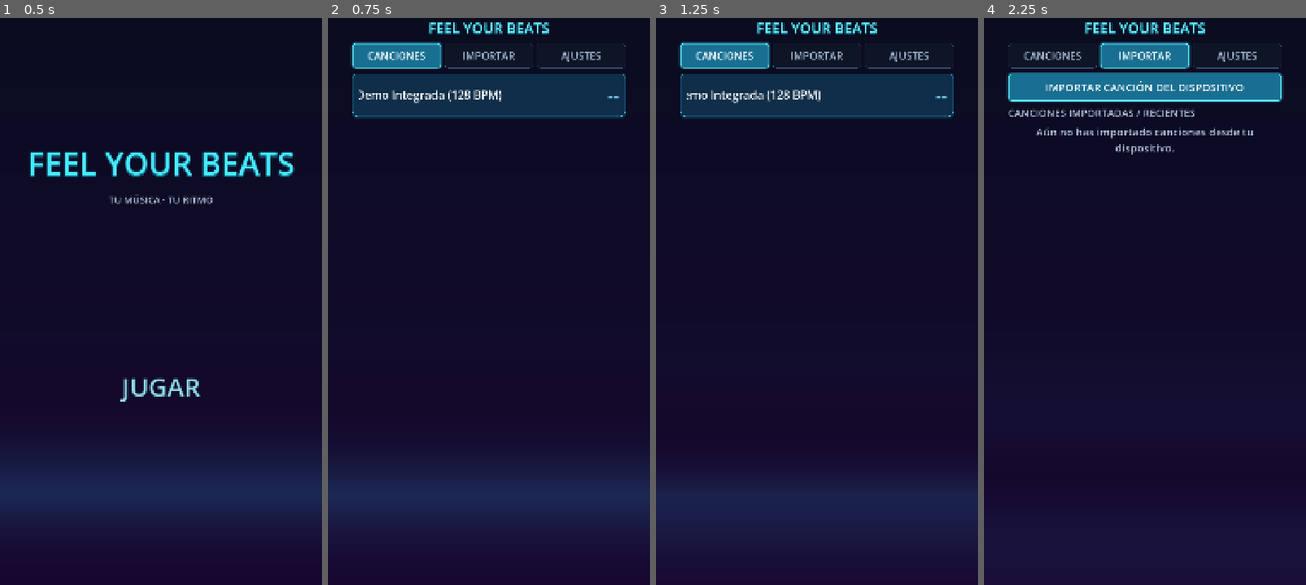
Above: before the commit, frames 1-4 (left to right).
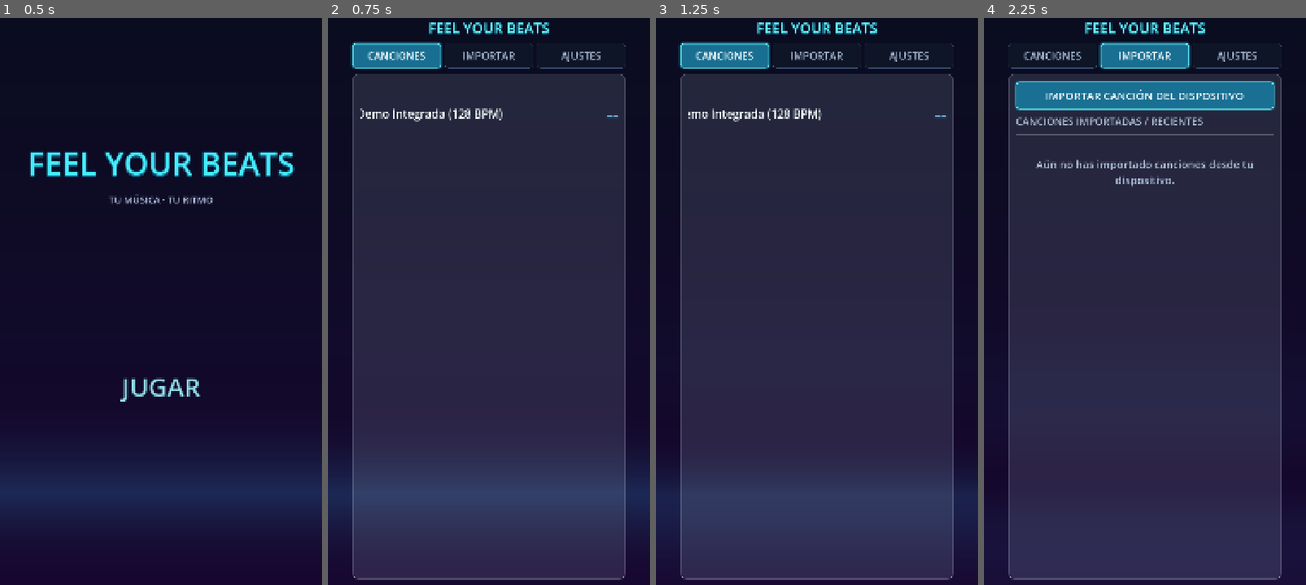
Above: after the commit, the same moments.

Repository: Carrillo524/FeelYourBeats
Game: Godot game, scene res://ui/main_menu.tscn
Same seed, same stepped clock (60 frames per second), same inputs: the game is played once before the commit and once after it.
Inputs:
- Up to frame 1 (0.5 s): no input
- Up to frame 2 (0.75 s): click "JUGAR" at 0.5 s
- Up to frame 3 (1.25 s): no input
- Up to frame 4 (2.25 s): click "CANCIONES" at 1.25 s; click "IMPORTAR" at 2 s

Frame 1 is identical in both runs. In frame 2, 65% of the frame differs, in the area x 7-93%, y 9-100%; in frame 3, 67%; in frame 4, 74%, in the area x 6-94%, y 9-100%.

Commit message:
feat(ui): replace song boxes with full-height translucent frosted sheet and white dividers

Diff:
--- a/ui/main_menu.gd
+++ b/ui/main_menu.gd
@@ -14,7 +14,8 @@
 const SUPPORTED_AUDIO_EXTENSIONS: PackedStringArray = ["mp3", "ogg", "wav"]
 
 const MIN_TOUCH_BUTTON_HEIGHT_PX: float = 68.0
-const SONG_ROW_HEIGHT_PX: float = 145.0
+const SONG_ROW_HEIGHT_PX: float = 252.0
+const DIVIDER_HEIGHT_PX: float = 2.0
 const MODAL_OPTION_HEIGHT_PX: float = 80.0
 const PLAY_BUTTON_HEIGHT_PX: float = 94.0
 const TRANSITION_FADE_DURATION_SEC: float = 2.5
@@ -47,6 +48,11 @@
 const COLOR_TEXT_INACTIVE: Color = Color(0.76, 0.84, 0.94, 0.90)
 const COLOR_TEXT_ACCENT: Color = Color(0.38, 0.96, 1.0, 1.0)
 const COLOR_TEXT_GOLD: Color = Color(1.0, 0.88, 0.34, 1.0)
+const COLOR_SHEET_BG: Color = Color(0.84, 0.92, 1.0, 0.12)
+const COLOR_SHEET_BORDER: Color = Color(1.0, 1.0, 1.0, 0.26)
+const COLOR_ROW_REST_BG: Color = Color(1.0, 1.0, 1.0, 0.0)
+const COLOR_ROW_HOVER_BG: Color = Color(1.0, 1.0, 1.0, 0.14)
+const COLOR_WHITE_DIVIDER: Color = Color(1.0, 1.0, 1.0, 0.24)
 
 @export var screen_safe_adapter: ScreenSafeAdapter = null
 @export var reactive_background: ReactiveBackground = null
@@ -72,15 +78,16 @@
 var _tab_songs_button: Button = null
 var _tab_import_button: Button = null
 var _tab_settings_button: Button = null
+var _content_sheet_panel: PanelContainer = null
 
 var _songs_tab_container: Control = null
 var _songs_list_vbox: VBoxContainer = null
 
-var _import_tab_container: VBoxContainer = null
+var _import_tab_container: Control = null
 var _browse_button: Button = null
 var _import_list_vbox: VBoxContainer = null
 
-var _settings_tab_container: VBoxContainer = null
+var _settings_tab_container: Control = null
 var _bgm_toggle_button: Button = null
 var _bgm_track_label: Label = null
 var _bgm_prev_button: Button = null
@@ -115,7 +122,9 @@
 
 var _style_option_active: StyleBoxFlat = null
 var _style_option_inactive: StyleBoxFlat = null
-var _style_song_row: StyleBoxFlat = null
+var _style_content_sheet: StyleBoxFlat = null
+var _style_song_row_normal: StyleBoxFlat = null
+var _style_song_row_hover: StyleBoxFlat = null
 var _style_modal_panel: StyleBoxFlat = null
 var _style_play_cta: StyleBoxFlat = null
 var _style_floating_play: StyleBoxEmpty = null
@@ -978,6 +987,13 @@
 		old_children[i].queue_free()
 
 	if p_entries.is_empty():
+		var empty_margin: MarginContainer = MarginContainer.new()
+		empty_margin.name = "%sEmptyMargin" % p_prefix
+		empty_margin.size_flags_horizontal = Control.SIZE_EXPAND_FILL
+		empty_margin.add_theme_constant_override("margin_left", 28)
+		empty_margin.add_theme_constant_override("margin_right", 28)
+		empty_margin.add_theme_constant_override("margin_top", 56)
+		empty_margin.add_theme_constant_override("margin_bottom", 32)
 		var empty_label: Label = Label.new()
 		empty_label.name = "%sEmptyLabel" % p_prefix
 		empty_label.text = p_empty_message
@@ -985,7 +1001,8 @@
 		empty_label.autowrap_mode = TextServer.AUTOWRAP_WORD_SMART
 		empty_label.add_theme_font_size_override("font_size", SONG_BADGE_FONT_SIZE)
 		empty_label.modulate = COLOR_TEXT_INACTIVE
-		p_container.add_child(empty_label)
+		empty_margin.add_child(empty_label)
+		p_container.add_child(empty_margin)
 		return
 
 	var count: int = p_entries.size()
@@ -1002,7 +1019,7 @@
 		row_btn.text = ""
 		row_btn.custom_minimum_size = Vector2(0.0, SONG_ROW_HEIGHT_PX)
 		row_btn.size_flags_horizontal = Control.SIZE_EXPAND_FILL
-		_apply_stylebox_to_button(row_btn, _style_song_row)
+		_apply_song_row_style(row_btn)
 		row_btn.pressed.connect(open_song_setup_modal.bind(entry))
 		if ui_sfx_player != null:
 			ui_sfx_player.bind_button(row_btn)
@@ -1083,6 +1100,9 @@
 			rank_zone.add_child(diff_lbl)
 
 		p_container.add_child(row_btn)
+
+		if idx < count - 1:
+			p_container.add_child(_create_white_divider("%sDivider_%d" % [p_prefix, idx], 24))
 
 
 func _create_marquee_title_label(p_name: String, p_text: String) -> Label:
@@ -1258,6 +1278,35 @@
 	p_button.add_theme_stylebox_override("focus", p_style)
 
 
+func _apply_song_row_style(p_button: Button) -> void:
+	if p_button == null:
+		return
+	if _style_song_row_normal != null:
+		p_button.add_theme_stylebox_override("normal", _style_song_row_normal)
+		p_button.add_theme_stylebox_override("focus", _style_song_row_normal)
+	if _style_song_row_hover != null:
+		p_button.add_theme_stylebox_override("hover", _style_song_row_hover)
+		p_button.add_theme_stylebox_override("pressed", _style_song_row_hover)
+
+
+func _create_white_divider(p_name: String, p_margin_x: int = 24) -> MarginContainer:
+	var holder: MarginContainer = MarginContainer.new()
+	holder.name = p_name
+	holder.mouse_filter = Control.MOUSE_FILTER_IGNORE
+	holder.size_flags_horizontal = Control.SIZE_EXPAND_FILL
+	holder.add_theme_constant_override("margin_left", p_margin_x)
+	holder.add_theme_constant_override("margin_right", p_margin_x)
+
+	var line: ColorRect = ColorRect.new()
+	line.name = "DividerLine"
+	line.mouse_filter = Control.MOUSE_FILTER_IGNORE
+	line.color = COLOR_WHITE_DIVIDER
+	line.custom_minimum_size = Vector2(0.0, DIVIDER_HEIGHT_PX)
+	line.size_flags_horizontal = Control.SIZE_EXPAND_FILL
+	holder.add_child(line)
+	return holder
+
+
 func _build_theme_styles() -> void:
 	_style_option_active = StyleBoxFlat.new()
 	_style_option_active.bg_color = Color(0.10, 0.44, 0.58, 0.94)
@@ -1273,13 +1322,22 @@
 	_style_option_inactive.set_border_width_all(1)
 	_style_option_inactive.set_corner_radius_all(12)
 
-	_style_song_row = StyleBoxFlat.new()
-	_style_song_row.bg_color = Color(0.04, 0.12, 0.24, 0.42)
-	_style_song_row.border_color = Color(0.15, 0.85, 1.0, 0.65)
-	_style_song_row.set_border_width_all(2)
-	_style_song_row.set_corner_radius_all(18)
-	_style_song_row.shadow_color = Color(0.15, 0.85, 1.0, 0.22)
-	_style_song_row.shadow_size = 8
+	_style_content_sheet = StyleBoxFlat.new()
+	_style_content_sheet.bg_color = COLOR_SHEET_BG
+	_style_content_sheet.border_color = COLOR_SHEET_BORDER
+	_style_content_sheet.set_border_width_all(2)
+	_style_content_sheet.set_corner_radius_all(22)
+	_style_content_sheet.anti_aliasing = true
+
+	_style_song_row_normal = StyleBoxFlat.new()
+	_style_song_row_normal.bg_color = COLOR_ROW_REST_BG
+	_style_song_row_normal.set_border_width_all(0)
+	_style_song_row_normal.set_corner_radius_all(0)
+
+	_style_song_row_hover = StyleBoxFlat.new()
+	_style_song_row_hover.bg_color = COLOR_ROW_HOVER_BG
+	_style_song_row_hover.set_border_width_all(0)
+	_style_song_row_hover.set_corner_radius_all(0)
 
 	_style_modal_panel = StyleBoxFlat.new()
 	_style_modal_panel.bg_color = Color(0.05, 0.07, 0.14, 0.96)
@@ -1411,28 +1469,61 @@
 	_tab_settings_button.pressed.connect(select_tab.bind(MenuTab.SETTINGS))
 	tabs_row.add_child(_tab_settings_button)
 
+	# Unified full-height frosted translucent sheet below the top tabs
+	_content_sheet_panel = PanelContainer.new()
+	_content_sheet_panel.name = "ContentSheetPanel"
+	_content_sheet_panel.clip_contents = true
+	_content_sheet_panel.size_flags_horizontal = Control.SIZE_EXPAND_FILL
+	_content_sheet_panel.size_flags_vertical = Control.SIZE_EXPAND_FILL
+	_content_sheet_panel.add_theme_stylebox_override("panel", _style_content_sheet)
+	_browser_screen_container.add_child(_content_sheet_panel)
+
+	var sheet_inner: MarginContainer = MarginContainer.new()
+	sheet_inner.name = "ContentSheetInner"
+	sheet_inner.size_flags_horizontal = Control.SIZE_EXPAND_FILL
+	sheet_inner.size_flags_vertical = Control.SIZE_EXPAND_FILL
+	sheet_inner.add_theme_constant_override("margin_left", 0)
+	sheet_inner.add_theme_constant_override("margin_right", 0)
+	sheet_inner.add_theme_constant_override("margin_top", 8)
+	sheet_inner.add_theme_constant_override("margin_bottom", 8)
+	_content_sheet_panel.add_child(sheet_inner)
+
 	# Tab 1: CANCIONES
 	var songs_scroll: ScrollContainer = ScrollContainer.new()
 	songs_scroll.name = "SongsTabScroll"
 	songs_scroll.size_flags_vertical = Control.SIZE_EXPAND_FILL
 	songs_scroll.size_flags_horizontal = Control.SIZE_EXPAND_FILL
-	_browser_screen_container.add_child(songs_scroll)
+	sheet_inner.add_child(songs_scroll)
 	_songs_tab_container = songs_scroll
 
 	_songs_list_vbox = VBoxContainer.new()
 	_songs_list_vbox.name = "SongsListVBox"
 	_songs_list_vbox.size_flags_horizontal = Control.SIZE_EXPAND_FILL
-	_songs_list_vbox.add_theme_constant_override("separation", 16)
+	_songs_list_vbox.add_theme_constant_override("separation", 0)
 	songs_scroll.add_child(_songs_list_vbox)
 
 	# Tab 2: IMPORTAR
-	_import_tab_container = VBoxContainer.new()
-	_import_tab_container.name = "ImportTabContainer"
-	_import_tab_container.size_flags_vertical = Control.SIZE_EXPAND_FILL
-	_import_tab_container.size_flags_horizontal = Control.SIZE_EXPAND_FILL
-	_import_tab_container.add_theme_constant_override("separation", 16)
-	_import_tab_container.visible = false
-	_browser_screen_container.add_child(_import_tab_container)
+	var import_vbox: VBoxContainer = VBoxContainer.new()
+	import_vbox.name = "ImportTabContainer"
+	import_vbox.size_flags_vertical = Control.SIZE_EXPAND_FILL
+	import_vbox.size_flags_horizontal = Control.SIZE_EXPAND_FILL
+	import_vbox.add_theme_constant_override("separation", 16)
+	import_vbox.visible = false
+	sheet_inner.add_child(import_vbox)
+	_import_tab_container = import_vbox
+
+	var import_top_margin: MarginContainer = MarginContainer.new()
+	import_top_margin.name = "ImportTopMargin"
+	import_top_margin.size_flags_horizontal = Control.SIZE_EXPAND_FILL
+	import_top_margin.add_theme_constant_override("margin_left", 24)
+	import_top_margin.add_theme_constant_override("margin_right", 24)
+	import_top_margin.add_theme_constant_override("margin_top", 18)
+	import_top_margin.add_theme_constant_override("margin_bottom", 6)
+	import_vbox.add_child(import_top_margin)
+
+	var import_top_vbox: VBoxContainer = VBoxContainer.new()
+	import_top_vbox.add_theme_constant_override("separation", 16)
+	import_top_margin.add_child(import_top_vbox)
 
 	_browse_button = Button.new()
 	_browse_button.name = "ImportSongButton"
@@ -1442,42 +1533,55 @@
 	_browse_button.add_theme_color_override("font_color", COLOR_TEXT_ACTIVE)
 	_apply_stylebox_to_button(_browse_button, _style_option_active)
 	_browse_button.pressed.connect(_on_browse_button_pressed)
-	_import_tab_container.add_child(_browse_button)
+	import_top_vbox.add_child(_browse_button)
 
 	var imported_header: Label = Label.new()
 	imported_header.name = "ImportedHeaderLabel"
 	imported_header.text = "CANCIONES IMPORTADAS / RECIENTES"
 	imported_header.add_theme_font_size_override("font_size", SECTION_FONT_SIZE)
 	imported_header.add_theme_color_override("font_color", COLOR_TEXT_INACTIVE)
-	_import_tab_container.add_child(imported_header)
+	import_top_vbox.add_child(imported_header)
+
+	import_vbox.add_child(_create_white_divider("ImportSectionDivider", 24))
 
 	var import_scroll: ScrollContainer = ScrollContainer.new()
 	import_scroll.name = "ImportedListScroll"
 	import_scroll.size_flags_vertical = Control.SIZE_EXPAND_FILL
 	import_scroll.size_flags_horizontal = Control.SIZE_EXPAND_FILL
-	_import_tab_container.add_child(import_scroll)
+	import_vbox.add_child(import_scroll)
 
 	_import_list_vbox = VBoxContainer.new()
 	_import_list_vbox.name = "ImportedListVBox"
 	_import_list_vbox.size_flags_horizontal = Control.SIZE_EXPAND_FILL
-	_import_list_vbox.add_theme_constant_override("separation", 16)
+	_import_list_vbox.add_theme_constant_override("separation", 0)
 	import_scroll.add_child(_import_list_vbox)
 
-	# Tab 3: AJUSTES
-	_settings_tab_container = VBoxContainer.new()
-	_settings_tab_container.name = "SettingsTabContainer"
-	_settings_tab_container.size_flags_vertical = Control.SIZE_EXPAND_FILL
-	_settings_tab_container.size_flags_horizontal = Control.SIZE_EXPAND_FILL
-	_settings_tab_container.add_theme_constant_override("separation", 24)
-	_settings_tab_container.visible = false
-	_browser_screen_container.add_child(_settings_tab_container)
+	# Tab 3: AJUSTES (within the same unified frosted sheet with white dividers)
+	var settings_margin: MarginContainer = MarginContainer.new()
+	settings_margin.name = "SettingsTabContainer"
+	settings_margin.size_flags_vertical = Control.SIZE_EXPAND_FILL
+	settings_margin.size_flags_horizontal = Control.SIZE_EXPAND_FILL
+	settings_margin.add_theme_constant_override("margin_left", 28)
+	settings_margin.add_theme_constant_override("margin_right", 28)
+	settings_margin.add_theme_constant_override("margin_top", 28)
+	settings_margin.add_theme_constant_override("margin_bottom", 28)
+	settings_margin.visible = false
+	sheet_inner.add_child(settings_margin)
+	_settings_tab_container = settings_margin
+
+	var settings_vbox: VBoxContainer = VBoxContainer.new()
+	settings_vbox.name = "SettingsContentVBox"
+	settings_vbox.size_flags_horizontal = Control.SIZE_EXPAND_FILL
+	settings_vbox.size_flags_vertical = Control.SIZE_EXPAND_FILL
+	settings_vbox.add_theme_constant_override("separation", 28)
+	settings_margin.add_child(settings_vbox)
 
 	var settings_header: Label = Label.new()
 	settings_header.name = "SettingsBgmHeader"
 	settings_header.text = "MÚSICA DE FONDO DEL MENÚ (BGM)"
 	settings_header.add_theme_font_size_override("font_size", SETTINGS_LABEL_FONT_SIZE)
 	settings_header.add_theme_color_override("font_color", COLOR_TEXT_ACCENT)
-	_settings_tab_container.add_child(settings_header)
+	settings_vbox.add_child(settings_header)
 
 	_bgm_toggle_button = Button.new()
 	_bgm_toggle_button.name = "BgmToggleButton"
@@ -1485,7 +1589,9 @@
 	_bgm_toggle_button.custom_minimum_size = Vector2(0.0, 90.0)
 	_bgm_toggle_button.add_theme_font_size_override("font_size", 38)
 	_bgm_toggle_button.pressed.connect(_on_bgm_toggle_pressed)
-	_settings_tab_container.add_child(_bgm_toggle_button)
+	settings_vbox.add_child(_bgm_toggle_button)
+
+	settings_vbox.add_child(_create_white_divider("SettingsDivider_0", 0))
 
 	_bgm_track_label = Label.new()
 	_bgm_track_label.name = "BgmTrackLabel"
@@ -1494,12 +1600,12 @@
 	_bgm_track_label.text_overrun_behavior = TextServer.OVERRUN_TRIM_ELLIPSIS
 	_bgm_track_label.add_theme_font_size_override("font_size", SETTINGS_LABEL_FONT_SIZE)
 	_bgm_track_label.add_theme_color_override("font_color", COLOR_TEXT_ACTIVE)
-	_settings_tab_container.add_child(_bgm_track_label)
+	settings_vbox.add_child(_bgm_track_label)
 
 	var bgm_nav_row: HBoxContainer = HBoxContainer.new()
 	bgm_nav_row.name = "BgmNavRow"
 	bgm_nav_row.add_theme_constant_override("separation", 14)
-	_settings_tab_container.add_child(bgm_nav_row)
+	settings_vbox.add_child(bgm_nav_row)
 
 	_bgm_prev_button = _create_option_button("BgmPrevButton", "< ANTERIOR")
 	_bgm_prev_button.pressed.connect(_on_bgm_prev_pressed)
@@ -1510,6 +1616,8 @@
 	_bgm_next_button.pressed.connect(_on_bgm_next_pressed)
 	_apply_stylebox_to_button(_bgm_next_button, _style_option_inactive)
 	bgm_nav_row.add_child(_bgm_next_button)
+
+	settings_vbox.add_child(_create_white_divider("SettingsDivider_1", 0))
 
 	_bgm_mode_button = Button.new()
 	_bgm_mode_button.name = "BgmModeButton"
@@ -1517,7 +1625,7 @@
 	_bgm_mode_button.custom_minimum_size = Vector2(0.0, 88.0)
 	_bgm_mode_button.add_theme_font_size_override("font_size", 36)
 	_bgm_mode_button.pressed.connect(_on_bgm_mode_pressed)
-	_settings_tab_container.add_child(_bgm_mode_button)
+	settings_vbox.add_child(_bgm_mode_button)
 
 
 func _build_song_setup_modal_ui() -> void:
Not shown, changed: specs/09_main_menu_and_song_selector.md
